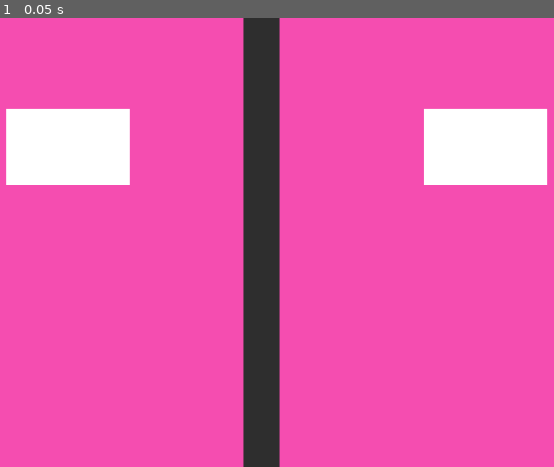
Above: before the commit, frame 1.
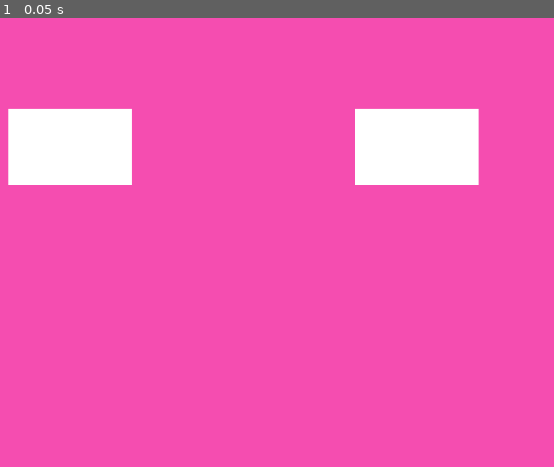
Above: after the commit, the same moment.

Repository: pablo4licante/gamejam-25
Game: Godot game, scene res://escenas/managers/main.tscn
Two runs of this game, one before a commit and one after it. Both use one fixed random seed, a clock stepped at 60 frames per second and the inputs below.
Inputs:
- Up to frame 1 (0.05 s): no input

The runs differ from the first frame. In frame 1, 11% of the frame differs, in the area x 1-99%, y 0-100%.

Commit message:
Bridge Doble para Escenas Compartidas

Diff:
--- a/gamejam25/escenas/managers/bridge.gd
+++ b/gamejam25/escenas/managers/bridge.gd
@@ -1,4 +1,6 @@
 extends Node2D
+
+var tipo_interfaz = 0
 
 @export var puntuacion = 0
 @export var action_map = {
@@ -9,10 +11,10 @@
 	"action": false,
 }
 
-func is_pressed(name) -> bool:
-    if action_map.has(name):
-        return action_map[name]
+func is_pressed(key) -> bool:
+    if action_map.has(key):
+        return action_map[key]
     else:
-        printerr("is_pressed: No se ha podido encontrar el control " + name)
+        printerr("is_pressed: No se ha podido encontrar el control " + key)
 
     return false
--- /dev/null
+++ b/gamejam25/escenas/managers/bridge_double.gd
@@ -0,0 +1,38 @@
+extends Node2D
+
+var tipo_interfaz = 1
+
+@export var puntuacion1 = 0
+@export var puntuacion2 = 0
+
+@export var action_map = {
+	1: {
+		"up": false,
+		"down": false,
+		"left": false,
+		"right": false,
+		"action": false
+	},
+	2: {
+		"up": false,
+		"down": false,
+		"left": false,
+		"right": false,
+		"action": false
+	}
+}
+
+func is_pressed(key, player) -> bool:
+	var map
+	if action_map.has(player):
+		map = action_map[player]
+	else:
+		printerr("is_pressed: No se ha podido encontrar jugador " + player)
+		return false
+
+	if map.has(key):
+		return map[key]
+	else:
+		printerr("is_pressed: No se ha podido encontrar el control " + key)
+
+	return false
--- /dev/null
+++ b/gamejam25/escenas/managers/bridge_double.tscn
@@ -0,0 +1,6 @@
+[gd_scene load_steps=2 format=3 uid="uid://oox4rj1ai250"]
+
+[ext_resource type="Script" path="res://escenas/managers/bridge_double.gd" id="1_r26hu"]
+
+[node name="BridgeDouble" type="Node2D"]
+script = ExtResource("1_r26hu")
--- a/gamejam25/escenas/managers/main.gd
+++ b/gamejam25/escenas/managers/main.gd
@@ -1,10 +1,11 @@
 extends Node2D
 
-@export var viewport1 : Viewport
-@export var viewport2 : Viewport
+@export var viewport_juego1 : Viewport
+@export var viewport_juego2 : Viewport
+@export var viewport_compartido : Viewport
 
 var nivel_actual = ""
-var nivel_seleccionado = "test"
+var nivel_seleccionado = "test2"
 
 var puntuacion_1 = 0
 var puntuacion_2 = 0
@@ -18,31 +19,56 @@
 func actualizar_controles(jugador) -> void:
 	var puente : Node2D = null
 
-	match jugador:
-		1:
-			puente = puente_juego1
-		2:
-			puente = puente_juego2
-		_:
-			printerr("actualizar_controles: Jugador no valido! " + str(jugador))
+	if puente_juego1 == null or puente_juego2 == null:
+		return
+
+	if puente_juego1.tipo_interfaz == 1:
+		puente = puente_juego1
+	else:
+		match jugador:
+			1:
+				puente = puente_juego1
+			2:
+				puente = puente_juego2
+			_:
+				printerr("actualizar_controles: Jugador no valido! " + str(jugador))
 
 	if puente != null:
 		var cont = str(jugador)
-		puente.action_map["up"] = Input.is_action_pressed(cont+"_up")
-		puente.action_map["down"] = Input.is_action_pressed(cont+"_down")
-		puente.action_map["left"] = Input.is_action_pressed(cont+"_left")
-		puente.action_map["right"] = Input.is_action_pressed(cont+"_right")
-		puente.action_map["action"] = Input.is_action_pressed(cont+"_action")
+
+		match puente.tipo_interfaz:
+			0:
+				puente.action_map["up"] = Input.is_action_pressed(cont+"_up")
+				puente.action_map["down"] = Input.is_action_pressed(cont+"_down")
+				puente.action_map["left"] = Input.is_action_pressed(cont+"_left")
+				puente.action_map["right"] = Input.is_action_pressed(cont+"_right")
+				puente.action_map["action"] = Input.is_action_pressed(cont+"_action")
+			1:
+				puente.action_map[jugador]["up"] = Input.is_action_pressed(cont+"_up")
+				puente.action_map[jugador]["down"] = Input.is_action_pressed(cont+"_down")
+				puente.action_map[jugador]["left"] = Input.is_action_pressed(cont+"_left")
+				puente.action_map[jugador]["right"] = Input.is_action_pressed(cont+"_right")
+				puente.action_map[jugador]["action"] = Input.is_action_pressed(cont+"_action")
 
 func cuantificar_puntos() -> void:
 	if puente_juego1 == null or puente_juego2 == null:
 		return
 
-	if puente_juego1.puntuacion > puntos_juego1_actual:
-		puntuacion_1 += (puente_juego1.puntuacion - puntos_juego1_actual)
+	match puente_juego1.tipo_interfaz:
+		0:
+			if puente_juego1.puntuacion > puntos_juego1_actual:
+				puntuacion_1 += (puente_juego1.puntuacion - puntos_juego1_actual)
 
-	if puente_juego2.puntuacion > puntos_juego2_actual:
-		puntuacion_2 += (puente_juego2.puntuacion - puntos_juego2_actual)
+			if puente_juego2.puntuacion > puntos_juego2_actual:
+				puntuacion_2 += (puente_juego2.puntuacion - puntos_juego2_actual)
+		1:
+			if puente_juego1.puntuacion1 > puntos_juego1_actual:
+				puntuacion_1 += (puente_juego1.puntuacion1 - puntos_juego1_actual)
+
+			if puente_juego2.puntuacion2 > puntos_juego2_actual:
+				puntuacion_2 += (puente_juego2.puntuacion2 - puntos_juego2_actual)
+
+
 
 	print("Puntos 1:", puntuacion_1)
 	print("Puntos 2:", puntuacion_2)
@@ -50,20 +76,50 @@
 	pass
 
 func cargar_nivel(nombre) -> void:
-	var path = "res://escenas/niveles/test.tscn"
+	var path = "res://escenas/niveles/"+nombre+".tscn"
 	var status = ResourceLoader.load_threaded_request(path)
 	print("Cargando... " + error_string(status))
 	if status == Error.OK:
 		var scene = ResourceLoader.load_threaded_get(path)
 		var game_scene = scene.instantiate()
 		puente_juego1 = game_scene.get_node("Bridge")
+		if puente_juego1 == null:
+			puente_juego1 = game_scene.get_node("BridgeDouble")
+
 		puntos_juego1_actual = 0
-		viewport1.add_child(game_scene)
 
-		var game_scene2 = scene.instantiate()
-		puente_juego2 = game_scene2.get_node("Bridge")
-		puntos_juego2_actual = 0
-		viewport2.add_child(game_scene2)
+		if viewport_juego1.get_child_count() > 0:
+			viewport_juego1.remove_child(viewport_juego1.get_child(0))
+
+		if viewport_juego2.get_child_count() > 0:
+			viewport_juego2.remove_child(viewport_juego2.get_child(0))
+
+		if viewport_compartido.get_child_count() > 0:
+			viewport_compartido.remove_child(viewport_compartido.get_child(0))
+
+		if puente_juego1.tipo_interfaz != 1:
+			# Mostrar dos ventanas de juego
+			viewport_juego1.get_parent().visible = true
+			viewport_juego2.get_parent().visible = true
+			viewport_compartido.get_parent().visible = false
+
+			var game_scene2 = scene.instantiate()
+			puente_juego2 = game_scene2.get_node("Bridge")
+			puntos_juego2_actual = 0
+
+			# Agregar pantalla de juego
+			viewport_juego1.add_child(game_scene)
+			viewport_juego2.add_child(game_scene2)
+		else:
+			puente_juego2 = puente_juego1
+
+			# Mostrar solo una ventana de juego
+			viewport_juego1.get_parent().visible = false
+			viewport_juego2.get_parent().visible = false
+			viewport_compartido.get_parent().visible = true
+
+			# Agregar pantalla de juego
+			viewport_compartido.add_child(game_scene)
 
 		nivel_actual = nombre
 		print("Se ha cargado el nivel " + nombre)
--- a/gamejam25/escenas/managers/main.tscn
+++ b/gamejam25/escenas/managers/main.tscn
@@ -2,10 +2,11 @@
 
 [ext_resource type="Script" path="res://escenas/managers/main.gd" id="1_byav3"]
 
-[node name="Node2D" type="Node2D" node_paths=PackedStringArray("viewport1", "viewport2")]
+[node name="Node2D" type="Node2D" node_paths=PackedStringArray("viewport_juego1", "viewport_juego2", "viewport_compartido")]
 script = ExtResource("1_byav3")
-viewport1 = NodePath("CanvasLayer/Panel/SubViewportContainer2/SubViewport")
-viewport2 = NodePath("CanvasLayer/Panel/SubViewportContainer3/SubViewport")
+viewport_juego1 = NodePath("CanvasLayer/Panel/ContenedorJuego1/SubViewport")
+viewport_juego2 = NodePath("CanvasLayer/Panel/ContenedorJuego2/SubViewport")
+viewport_compartido = NodePath("CanvasLayer/Panel/ContenedorCompartido/SubViewport")
 
 [node name="CanvasLayer" type="CanvasLayer" parent="."]
 
@@ -16,19 +17,21 @@
 grow_horizontal = 2
 grow_vertical = 2
 
-[node name="SubViewportContainer2" type="SubViewportContainer" parent="CanvasLayer/Panel"]
+[node name="ContenedorJuego1" type="SubViewportContainer" parent="CanvasLayer/Panel"]
+visible = false
 layout_mode = 1
 anchors_preset = -1
 anchor_bottom = 1.0
 offset_right = 550.0
 
-[node name="SubViewport" type="SubViewport" parent="CanvasLayer/Panel/SubViewportContainer2"]
+[node name="SubViewport" type="SubViewport" parent="CanvasLayer/Panel/ContenedorJuego1"]
 disable_3d = true
 handle_input_locally = false
 size = Vector2i(550, 648)
-render_target_update_mode = 4
+render_target_update_mode = 0
 
-[node name="SubViewportContainer3" type="SubViewportContainer" parent="CanvasLayer/Panel"]
+[node name="ContenedorJuego2" type="SubViewportContainer" parent="CanvasLayer/Panel"]
+visible = false
 layout_mode = 1
 anchors_preset = -1
 anchor_left = 1.0
@@ -38,8 +41,23 @@
 grow_horizontal = 0
 grow_vertical = 2
 
-[node name="SubViewport" type="SubViewport" parent="CanvasLayer/Panel/SubViewportContainer3"]
+[node name="SubViewport" type="SubViewport" parent="CanvasLayer/Panel/ContenedorJuego2"]
 disable_3d = true
 handle_input_locally = false
 size = Vector2i(550, 648)
-render_target_update_mode = 4
+render_target_update_mode = 0
+
+[node name="ContenedorCompartido" type="SubViewportContainer" parent="CanvasLayer/Panel"]
+visible = false
+layout_mode = 1
+anchors_preset = 15
+anchor_right = 1.0
+anchor_bottom = 1.0
+grow_horizontal = 2
+grow_vertical = 2
+
+[node name="SubViewport" type="SubViewport" parent="CanvasLayer/Panel/ContenedorCompartido"]
+disable_3d = true
+handle_input_locally = false
+size = Vector2i(1152, 648)
+render_target_update_mode = 0
--- a/gamejam25/escenas/niveles/test.gd
+++ b/gamejam25/escenas/niveles/test.gd
@@ -1,7 +1,6 @@
 extends Node2D
 
 @onready var bridge = $Bridge
-
 
 # Called when the node enters the scene tree for the first time.
 func _ready() -> void:
--- /dev/null
+++ b/gamejam25/escenas/niveles/test2.gd
@@ -0,0 +1,21 @@
+extends Node2D
+
+@onready var bridge = $BridgeDouble
+
+# Called when the node enters the scene tree for the first time.
+func _ready() -> void:
+	pass # Replace with function body.
+
+# Called every frame. 'delta' is the elapsed time since the previous frame.
+func _process(delta: float) -> void:
+	if bridge.is_pressed("up", 1):
+		get_node("CanvasLayer/Panel/MeshInstance2D").position.y += 1
+		print("moviendo jugador 1")
+		bridge.puntuacion1 += 1;
+
+	if bridge.is_pressed("up", 2):
+		get_node("CanvasLayer/Panel/MeshInstance2D2").position.y += 1
+		print("moviendo jugador 2")
+		bridge.puntuacion2 += 1;
+
+	pass
--- /dev/null
+++ b/gamejam25/escenas/niveles/test2.tscn
@@ -0,0 +1,34 @@
+[gd_scene load_steps=5 format=3 uid="uid://dcn6fkh56v55a"]
+
+[ext_resource type="Script" path="res://escenas/niveles/test2.gd" id="1_jpidt"]
+[ext_resource type="PackedScene" uid="uid://oox4rj1ai250" path="res://escenas/managers/bridge_double.tscn" id="2_ndpf2"]
+
+[sub_resource type="StyleBoxFlat" id="StyleBoxFlat_lb4gy"]
+bg_color = Color(0.961892, 0.302104, 0.688684, 1)
+
+[sub_resource type="QuadMesh" id="QuadMesh_whkrm"]
+
+[node name="Node2D" type="Node2D"]
+script = ExtResource("1_jpidt")
+
+[node name="BridgeDouble" parent="." instance=ExtResource("2_ndpf2")]
+
+[node name="CanvasLayer" type="CanvasLayer" parent="."]
+
+[node name="Panel" type="Panel" parent="CanvasLayer"]
+anchors_preset = 15
+anchor_right = 1.0
+anchor_bottom = 1.0
+grow_horizontal = 2
+grow_vertical = 2
+theme_override_styles/panel = SubResource("StyleBoxFlat_lb4gy")
+
+[node name="MeshInstance2D" type="MeshInstance2D" parent="CanvasLayer/Panel"]
+position = Vector2(300, 186)
+scale = Vector2(178.5, 110.5)
+mesh = SubResource("QuadMesh_whkrm")
+
+[node name="MeshInstance2D2" type="MeshInstance2D" parent="CanvasLayer/Panel"]
+position = Vector2(800, 186)
+scale = Vector2(178.5, 110.5)
+mesh = SubResource("QuadMesh_whkrm")
Not shown, added: .gitignore.gitignore
